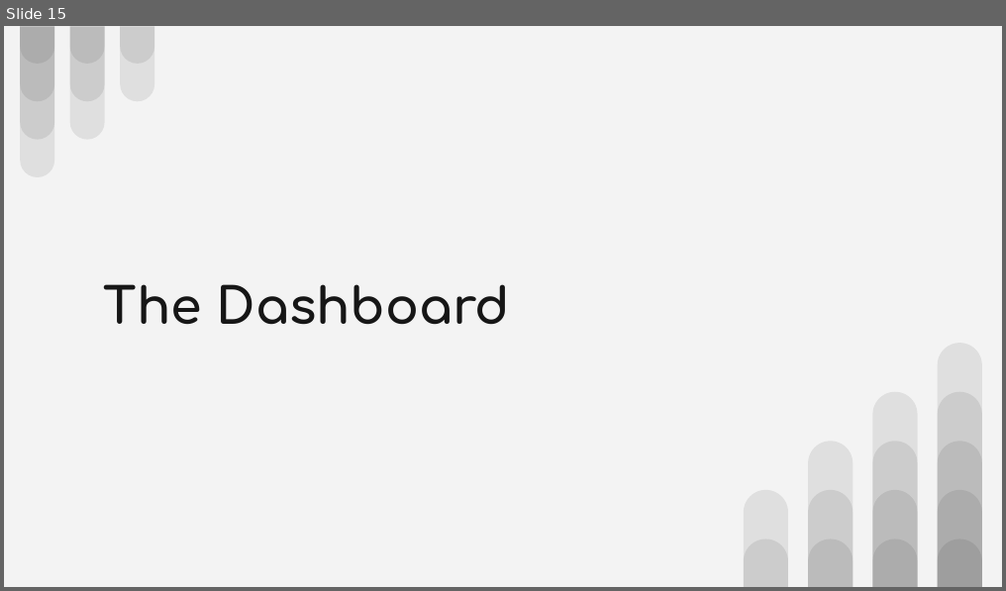
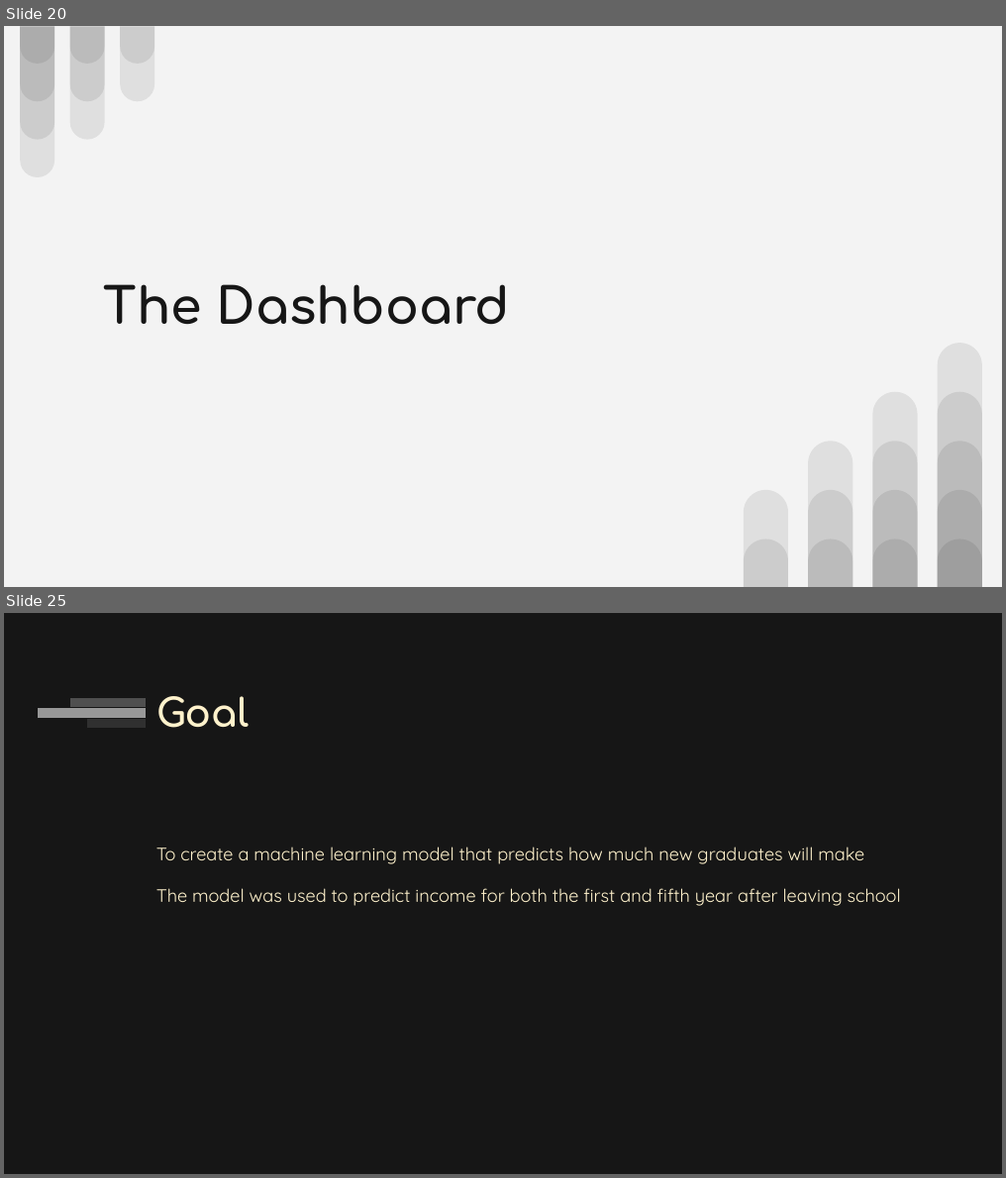
Before and after one commit to adinfinitum225/final_project, a slide deck: media/Final Project - Employment Prosepects.pptx. Shown one above the other, each under a label of ours: slide 15 before the commit, slides 20 and 25 after it; the slides between them are not shown. The pictures are 1006x591 and 1006x1178 pixels, drawn with LibreOffice and Linux fonts; fonts in the diff are those of the drawing. Boxes give left, top, right and bottom in pixels: in the first picture for what was removed or moved away, otherwise in the second. Text is boxed around its words. In the diff, an @@ line names an element or a change of style, - is before the commit and + after.

```diff
--- a/media/Final Project - Employment Prosepects.pptx
+++ b/media/Final Project - Employment Prosepects.pptx
@@ slide 25 added at box(4, 613, 1002, 1174), background #161616 @@
@@ rectangle added at box(70, 698, 146, 708), fill #F3F3F3 at 26% opacity, outline #161616 0.75 pt @@
@@ title added at box(156, 696, 249, 728), 28 pt, text #FFF2CC, bold @@
+Goal
@@ rectangle added at box(37, 708, 146, 718), fill #F3F3F3 at 59% opacity, outline #161616 0.75 pt @@
@@ rectangle added at box(87, 718, 147, 728), fill #F3F3F3 at 12% opacity, outline #161616 0.75 pt @@
@@ text added at box(156, 847, 901, 906), 13 pt, text #FFF2CC @@
+To create a machine learning model that predicts how much new graduates will make
+The model was used to predict income for both the first and fifth year after leaving school
@@ what was slide 15 is now slide 20 @@
```
Also in this commit, not shown: 2 slides changed, 10 other slides added, 2 slides removed.
